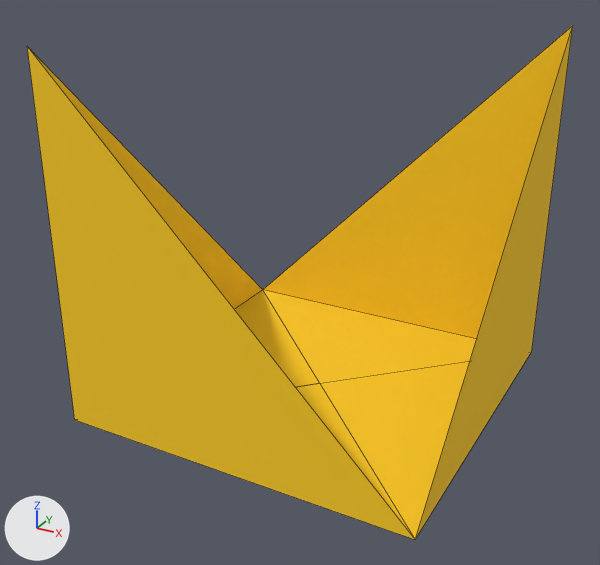
The glTF model models/seperated_blocks/r1c2_body_yellow.gltf: old version first, new version second.
Camera for both pictures: a 50 mm camera at (1.966, -3.819, 1.536) aimed at (-0.042, -0.168, -0.29). The lights are fixed; the arrows at lower left show +X, +Y and +Z. Mesh edges are drawn as thin lines. Objects named as collision shapes, trigger or cutter boxes, shadow casters or lower levels of detail are left out. Vertices at the same position are counted once.

Script lines for the objects in view, before the commit:
```python
me_cube_120 = bpy.data.meshes.new('Cube.120')
me_cube_120.from_pydata(...)  # 11 vertices, 8 faces; spans x -1.0..1.0, y -1.0..1.0, z -1.0..1.0
me_cube_120.materials.append(mat_material_002)  # picture img_minitown_tx
# before: 1 (-1.0, -1.0, 1.0) at pixel (27, 46), 3 (1.0, -1.0, -1.0) at pixel (415, 539), 5 (1.0, 1.0, 1.0) at pixel (572, 25), 7 (1.0, 1.0, 1.0) at pixel (572, 25), 8 (-1.0, 1.0, -1.0) at pixel (262, 289)
# before: 10 (-1.0, -1.0, 1.0) at pixel (27, 46)
ob_r1c2_body_yellow = bpy.data.objects.new('r1c2_body_yellow', me_cube_120)
ob_r1c2_body_yellow.location = (0.0, 0.0, 0.0)
```
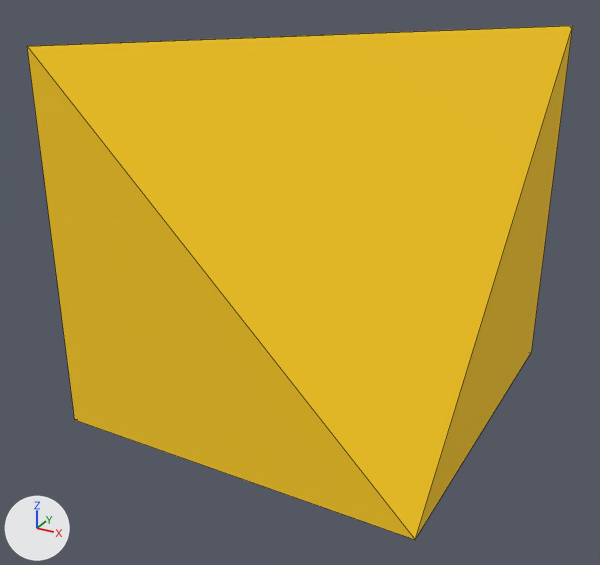
The change in detail:
me_cube_120 is used by ob_r1c2_body_yellow; location (0.0, 0.0, 0.0).
Verts and faces of me_cube_120; kept vertices keep their numbers, new ones are numbered from 11.
me_cube_120 had 11 vertices, 8 faces and spanned x -1.0..1.0, y -1.0..1.0, z -1.0..1.0.
me_cube_120 now has 12 vertices, 12 faces and spans x -1.0..1.0, y -1.0..1.0, z -1.0..1.0.
Part 1, on me_cube_120:
New vertex 11 is at (0.0, 0.0, 1.0), pixel (323, 35).
New faces: (1, 5, 11), (1, 3, 5), (7, 10, 11), (7, 8, 10).

Changed parts and their boxes (x1, y1, x2, y2) in the pictures (600 x 565 px):
'r1c2_body_yellow', reshaped: before (27, 26, 573, 540); after (27, 25, 573, 540)
part 1 of me_cube_120, added (yellow): after (27, 25, 573, 539)
